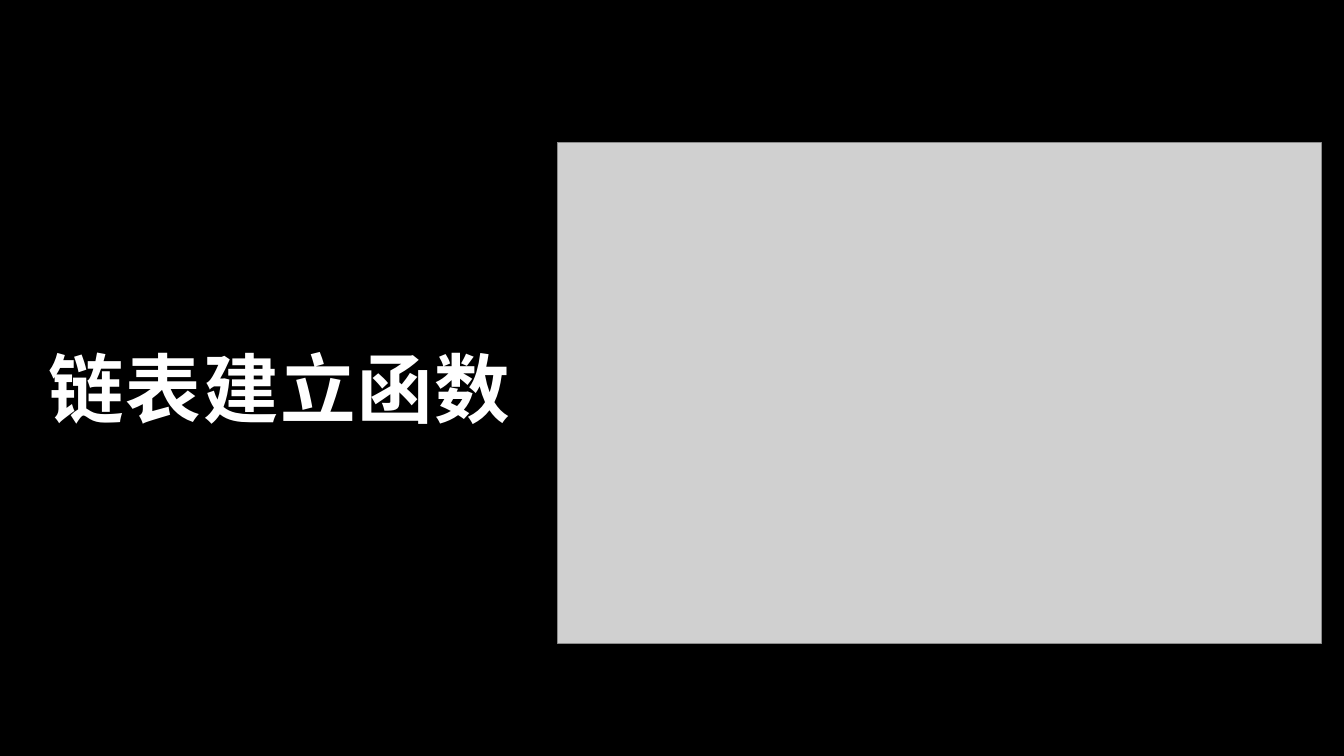
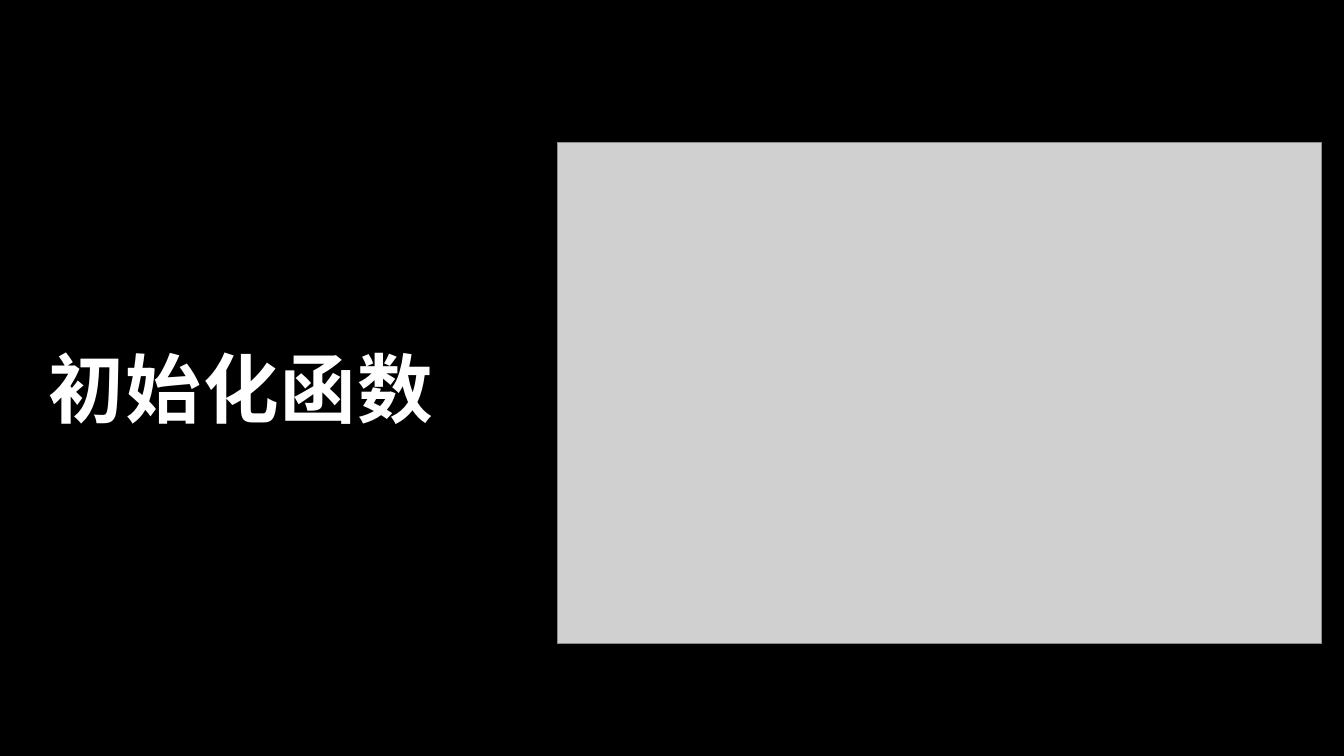
Before and after one commit to thenobody996/C-Project, a slide deck: slide 13 of 项目文档/PBLF项目.pptx. Drawn at 1344x756 pixels with LibreOffice and Linux fonts; fonts in the diff are those of the drawing; grey boxes stand for pictures. Boxes give left, top, right and bottom in pixels: in the first picture for what was removed or moved away, otherwise in the second. Text is boxed around its words. In the diff, an @@ line names an element or a change of style, - is before the commit and + after.

```diff
--- a/项目文档/PBLF项目.pptx
+++ b/项目文档/PBLF项目.pptx
@@ title at (49, 352, 433, 424): text changed @@
-链表建立函数
+初始化函数
```
Also in this commit, not shown: 1 other slide changed.
